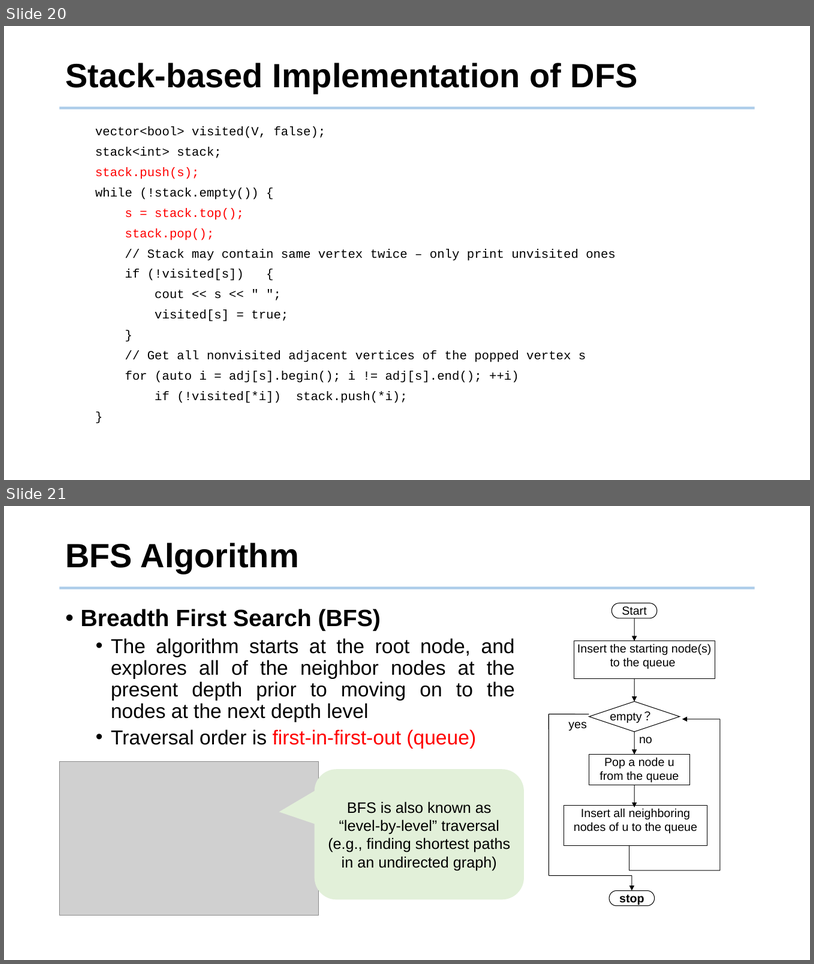
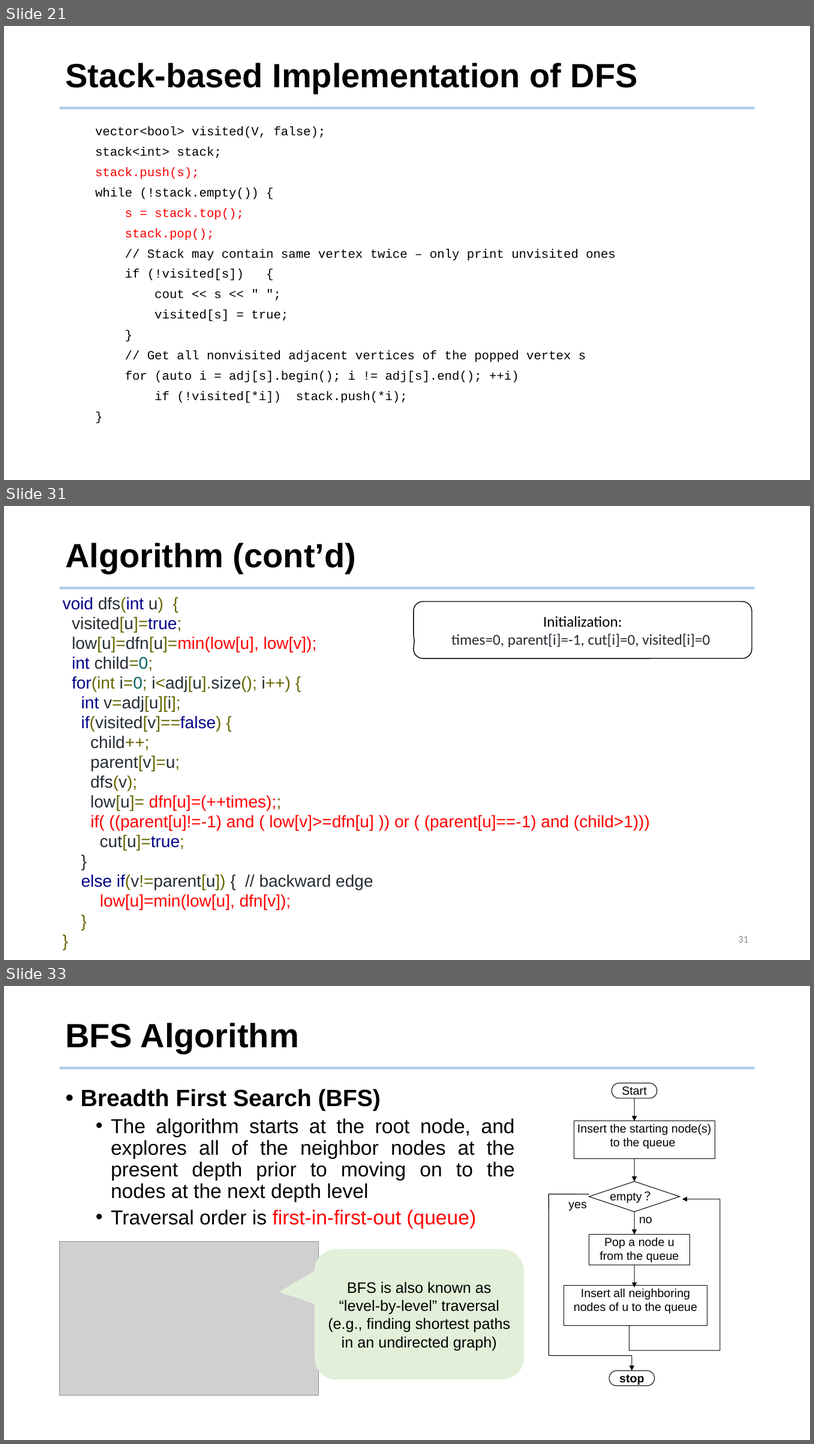
Before and after one commit to tsung-wei-huang/ece5960-physical-design, a slide deck: Lectures/lecture7.pptx. Shown one above the other, each under a label of ours: slides 20 and 21 before the commit, slides 21, 31 and 33 after it; the slides between them are not shown. The pictures are 814x964 and 814x1444 pixels, drawn with LibreOffice and Linux fonts; fonts in the diff are those of the drawing; grey boxes stand for pictures; background and template pictures are left out. Boxes give left, top, right and bottom in pixels: in the first picture for what was removed or moved away, otherwise in the second. Text is boxed around its words. In the diff, an @@ line names an element or a change of style, - is before the commit and + after.

```diff
--- a/Lectures/lecture7.pptx
+++ b/Lectures/lecture7.pptx
@@ slide 31 added at [4,506,810,960], background #FFFFFF; not listed: 1 template element that a slide beside it also shows @@
@@ title added at [65,543,356,573], 40 pt, text #000000, bold @@
+Algorithm (cont’d)
@@ text added at [63,597,650,910], 20 pt, text #FF0000 @@
+void dfs(int u) {
+visited[u]=true;
+low[u]=dfn[u]=min(low[u], low[v]);
+int child=0;
+for(int i=0; i<adj[u].size(); i++) {
+int v=adj[u][i];
+if(visited[v]==false) {
+child++;
+parent[v]=u;
+dfs(v);
+low[u]= dfn[u]=(++times);;
+if( ((parent[u]!=-1) and ( low[v]>=dfn[u] )) or ( (parent[u]==-1) and (child>1)))
+cut[u]=true;
+}
+else if(v!=parent[u]) { // backward edge
+low[u]=min(low[u], dfn[v]);
+}
+}
@@ rounded speech box added at [414,601,752,658], fill #FFFFFF, outline #000000 1 pt, 18 pt, text #252C33 @@
+Initialization:
+times=0, parent[i]=-1, cut[i]=0, visited[i]=0
@@ page number added at [738,936,749,942], 12 pt, text #8C8C8C @@
+31
@@ what was slide 20 is now slide 21 @@
@@ what was slide 21 is now slide 33 @@
```
Also in this commit, not shown: 10 slides changed, 11 other slides added.
